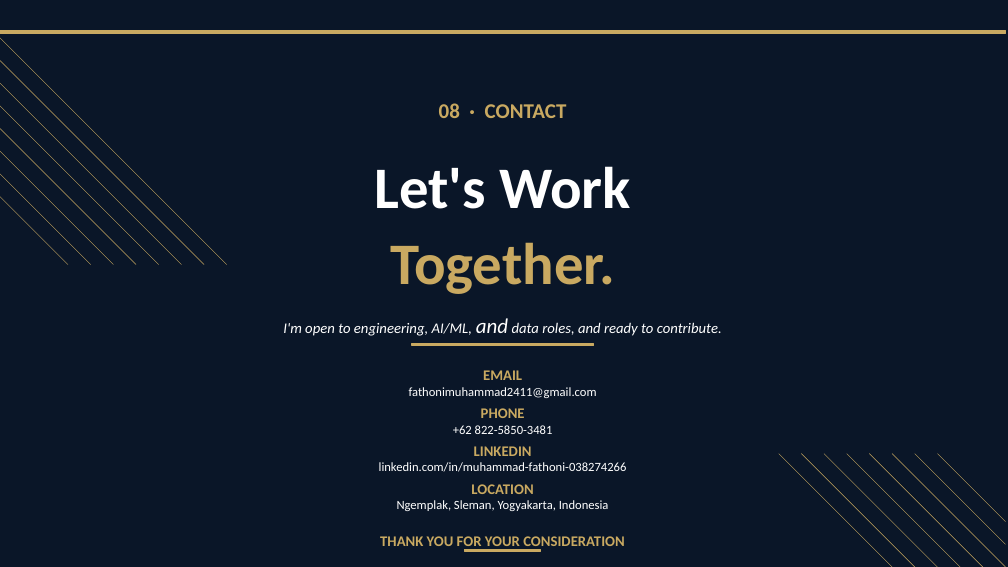
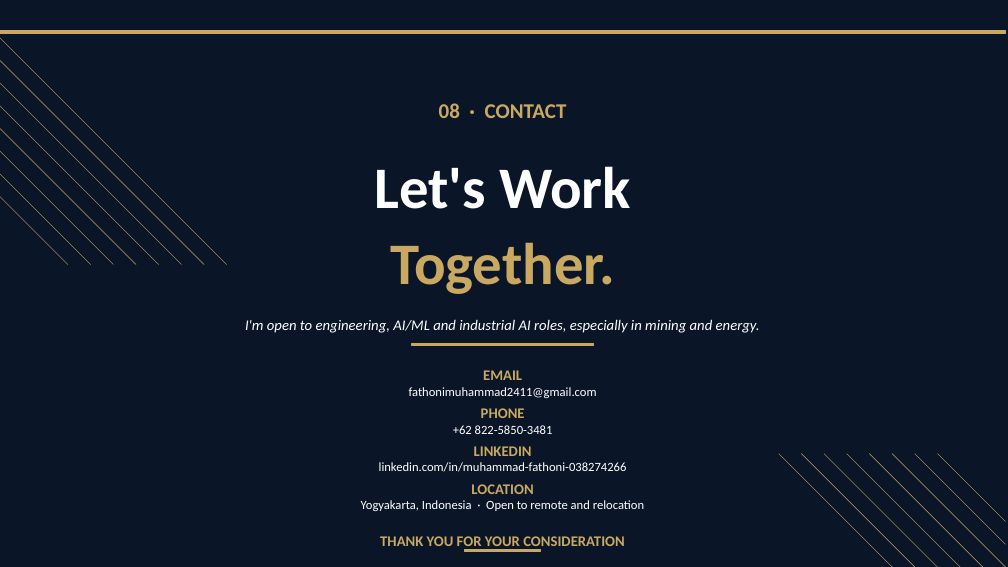
Before and after one commit to Toni2411/toni2411.github.io, a slide deck: slide 28 of assets/Portfolio_Muhammad_Fathoni.pptx (slide 20 before the commit). Drawn at 1008x567 pixels with LibreOffice and Linux fonts; fonts in the diff are those of the drawing. Boxes give left, top, right and bottom in pixels: in the first picture for what was removed or moved away, otherwise in the second. Text is boxed around its words. In the diff, an @@ line names an element or a change of style, - is before the commit and + after.

```diff
--- a/assets/Portfolio_Muhammad_Fathoni.pptx
+++ b/assets/Portfolio_Muhammad_Fathoni.pptx
@@ text at (245,319,760,333): text changed @@
-I'm open to engineering, AI/ML, and data roles, and ready to contribute.
+I'm open to engineering, AI/ML and industrial AI roles, especially in mining and energy.
@@ text at (361,500,644,511): text changed @@
-Ngemplak, Sleman, Yogyakarta, Indonesia
+Yogyakarta, Indonesia · Open to remote and relocation
```
Also in this commit, not shown: 19 other slides changed, 8 slides added, 25 other files.
